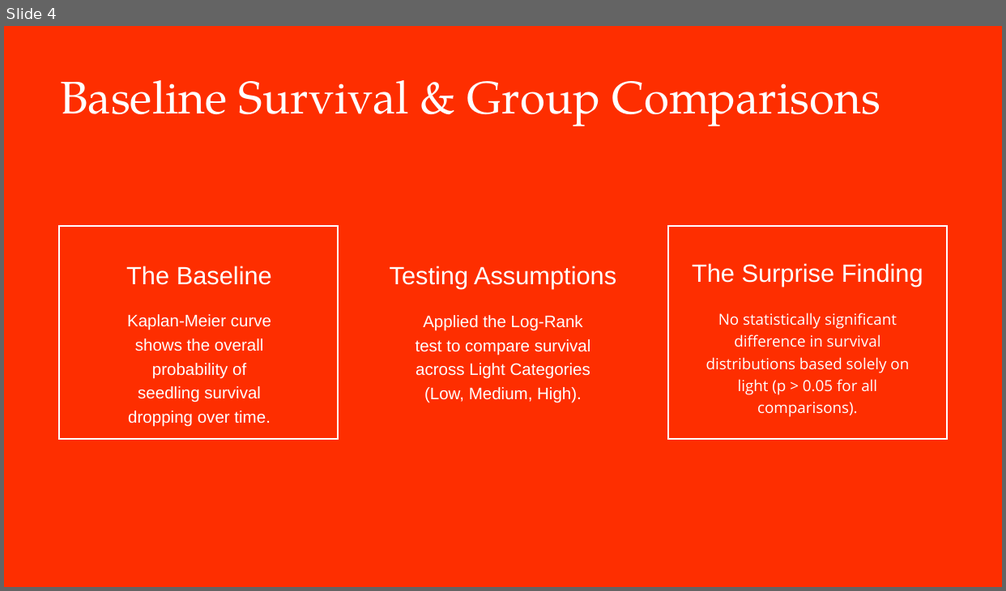
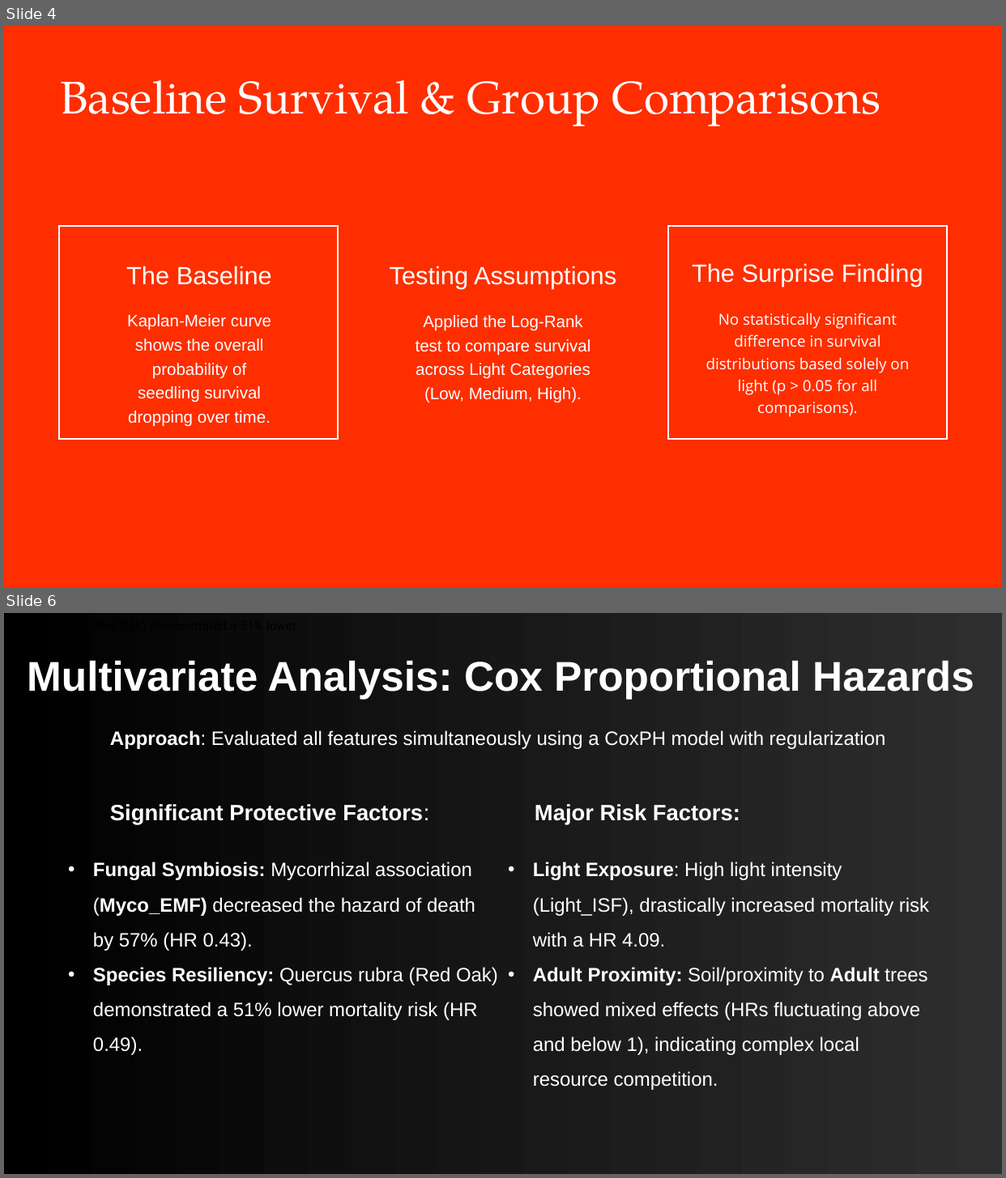
Before and after one commit to liskajiri/appr_lifelines, a slide deck: APPR_PRESENTATION.pptx. Shown one above the other, each under a label of ours: slide 4 before the commit, slides 4 and 6 after it; the slides between them are not shown. The pictures are 1006x591 and 1006x1178 pixels, drawn with LibreOffice and Linux fonts; fonts in the diff are those of the drawing. Boxes give left, top, right and bottom in pixels: in the first picture for what was removed or moved away, otherwise in the second. Text is boxed around its words. In the diff, an @@ line names an element or a change of style, - is before the commit and + after.

```diff
--- a/APPR_PRESENTATION.pptx
+++ b/APPR_PRESENTATION.pptx
@@ slide 6 added at (x1=4, y1=613, x2=1002, y2=1174), background gradient #000000 to #2E2E2E @@
@@ text added at (x1=27, y1=660, x2=974, y2=699), 60 pt, text #FFFFFF, bold @@
+Multivariate Analysis: Cox Proportional Hazards
@@ text added at (x1=110, y1=730, x2=886, y2=825), 28 pt, text #FFFFFF @@
+Approach: Evaluated all features simultaneously using a CoxPH model with regularization
+Significant Protective Factors: Major Risk Factors:
@@ text added at (x1=93, y1=862, x2=498, y2=1055), 28 pt, text #FFFFFF @@
+• Fungal Symbiosis: Mycorrhizal association (Myco_EMF) decreased the hazard of death by 57% (HR 0.43).
+• Species Resiliency: Quercus rubra (Red Oak) demonstrated a 51% lower mortality risk (HR 0.49).
@@ text added at (x1=533, y1=862, x2=929, y2=1090), 28 pt, text #FFFFFF @@
+• Light Exposure: High light intensity (Light_ISF), drastically increased mortality risk with a HR 4.09.
+• Adult Proximity: Soil/proximity to Adult trees showed mixed effects (HRs fluctuating above and below 1), indicating complex local resource competition.
```
Also in this commit, not shown: 2 slides changed, 3 other slides added, 7 slides removed, 1 other file.
